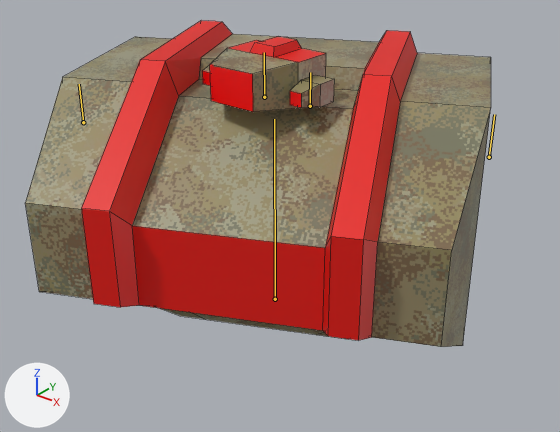
Two versions of the Blender file resources/mechparts/body/mech_body07.blend, one commit apart.
Rendered twice from a camera (50 mm lens) standing at (1.109, -1.366, 1.097) and looking at (0.036, -0.025, 0.265). Every picture has the same lights, and +X, +Y and +Z are marked at lower left. Both versions are drawn at frame 15 of the action 'melee_left'; the numbers are the values there. The bones that bend it are drawn over the model as lines. Mesh edges are drawn as thin lines.

The first picture shows 'body'.
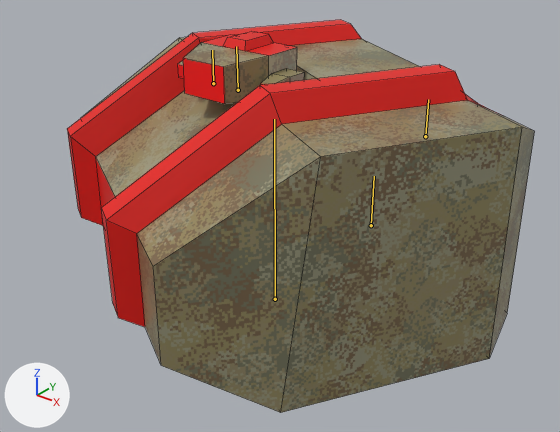
Changed parts and their boxes [x1, y1, x2, y2] in the pictures (560 x 432 px):
'body', posed (20% taller): before [25, 21, 491, 347]; after [67, 20, 535, 413]
bone 'head', root to tip: before (264, 97) to (264, 52); after (238, 90) to (236, 46)

Patch to the scene script:
```diff
--- a/resources/mechparts/body/mech_body07.blend.py
+++ b/resources/mechparts/body/mech_body07.blend.py
@@ bone_body @@
 bone_body = bpy.data.objects['Armature'].pose.bones['body']
-bone_body.rotation_quaternion = (0.972, 0.0, 0.214, 0.0)  # degrees (0, 25, 0)
+bone_body.rotation_quaternion = (0.966, 0.0, -0.259, 0.0)  # degrees (0, -30, 0)
@@ bone_head @@
 bone_head = bpy.data.objects['Armature'].pose.bones['head']  # child of 'body'
-bone_head.rotation_quaternion = (0.972, 0.0, -0.214, 0.0)  # degrees (0, -25, 0)
+bone_head.rotation_quaternion = (0.966, 0.0, 0.259, 0.0)  # degrees (0, 30, 0)
```
